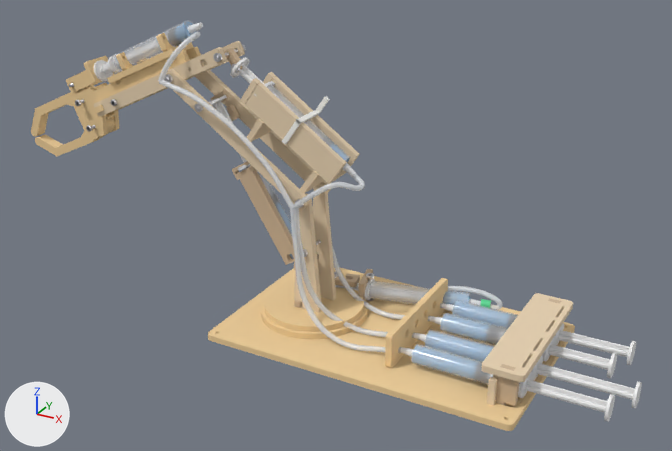
Two versions of the glTF model BracoRA.glb, one commit apart.
Both versions are drawn from a 50 mm lens placed at (0.263, -0.606, 0.39), pointed at (-0.071, 0.001, 0.086). Arrows for +X, +Y and +Z are at lower left; the lights stay in place. The picture after the commit comes second. Where no turn or scale is listed for an object, it has been applied to the vertices.

In view in the first picture: 'B1_01_Chapa_Base', 'B1_02_Anel_Apoio', 'B1_04_Plataforma_Giratoria', 'B1_05_Passa_Mangueiras', 'Caixa_Cotovelo', 'G1_Berco_Seringa', 'G1_Bielas', 'G1_Chaveta', 'G1_Garra_Inferior', 'G1_Garra_Superior', 'G1_Placa_Lateral_D', 'G1_Placa_Lateral_E', 'G1_Ponteira_Embolo', 'G1_Sela_Seringa_1', 'G1_Sela_Seringa_2', 'MGA_Corpo', 'P01_Tampa_Comando', 'P03_Lanca_D', 'P03_Lanca_E', 'P05_Antebraco_D', 'P08_Suporte_Seringa_Ombro', 'P09_Torre_E' and 52 more.
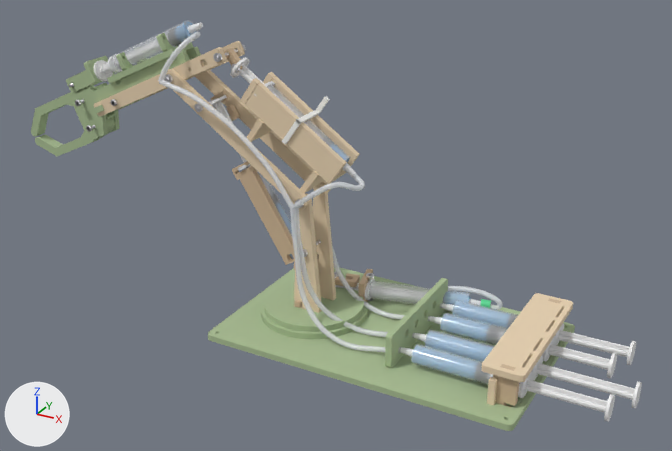
Where the change shows, as pixel boxes [x1, y1, x2, y2] in the pictures (672 x 451 px):
'B1_01_Chapa_Base', recoloured (beige to greyish green)
    both: [208, 267, 575, 431]
'B1_04_Plataforma_Giratoria', recoloured (beige to greyish green)
    both: [264, 281, 364, 332]
'B1_05_Passa_Mangueiras', recoloured (beige to greyish green)
    both: [385, 278, 448, 368]
'G1_Placa_Lateral_D', recoloured (beige to greyish green)
    both: [71, 50, 190, 140]
'G1_Garra_Inferior', recoloured (beige to greyish green)
    both: [35, 113, 115, 156]
'B1_02_Anel_Apoio', recoloured (beige to greyish green)
    both: [261, 299, 367, 339]
'G1_Garra_Superior', recoloured (beige to greyish green)
    both: [31, 84, 99, 137]
'G1_Berco_Seringa', recoloured
    both: [107, 42, 193, 84]
'G1_Bielas', recoloured (beige to greyish green)
    both: [66, 69, 98, 93]
'G1_Placa_Lateral_E', recoloured
    both: [96, 46, 201, 132]
'G1_Ponteira_Embolo', recoloured (beige to greyish green)
    both: [84, 56, 115, 84]
'G1_Sela_Seringa_1', recoloured (beige to greyish green)
    both: [156, 33, 174, 52]
'G1_Sela_Seringa_2', recoloured (beige to greyish green)
    both: [116, 52, 133, 71]
'G1_Chaveta', recoloured
    both: [94, 105, 104, 113]

Edits to the bpy script that builds the scene:
```text
Change mat_br_mdf_grupo:
    mat_br_mdf_grupo.base_color: (0.86, 0.62, 0.32) -> (0.397, 0.509, 0.291)  # beige #efce99 -> greyish green #a9bd93
```
